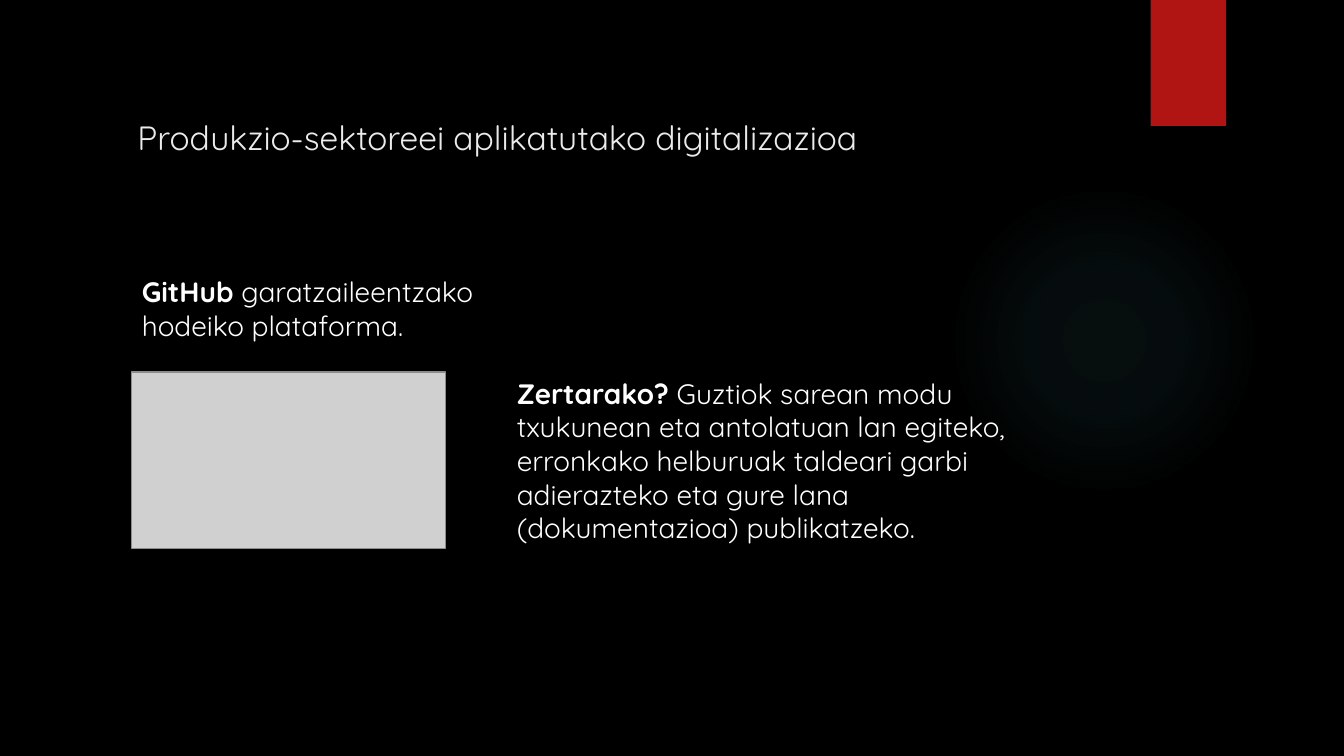
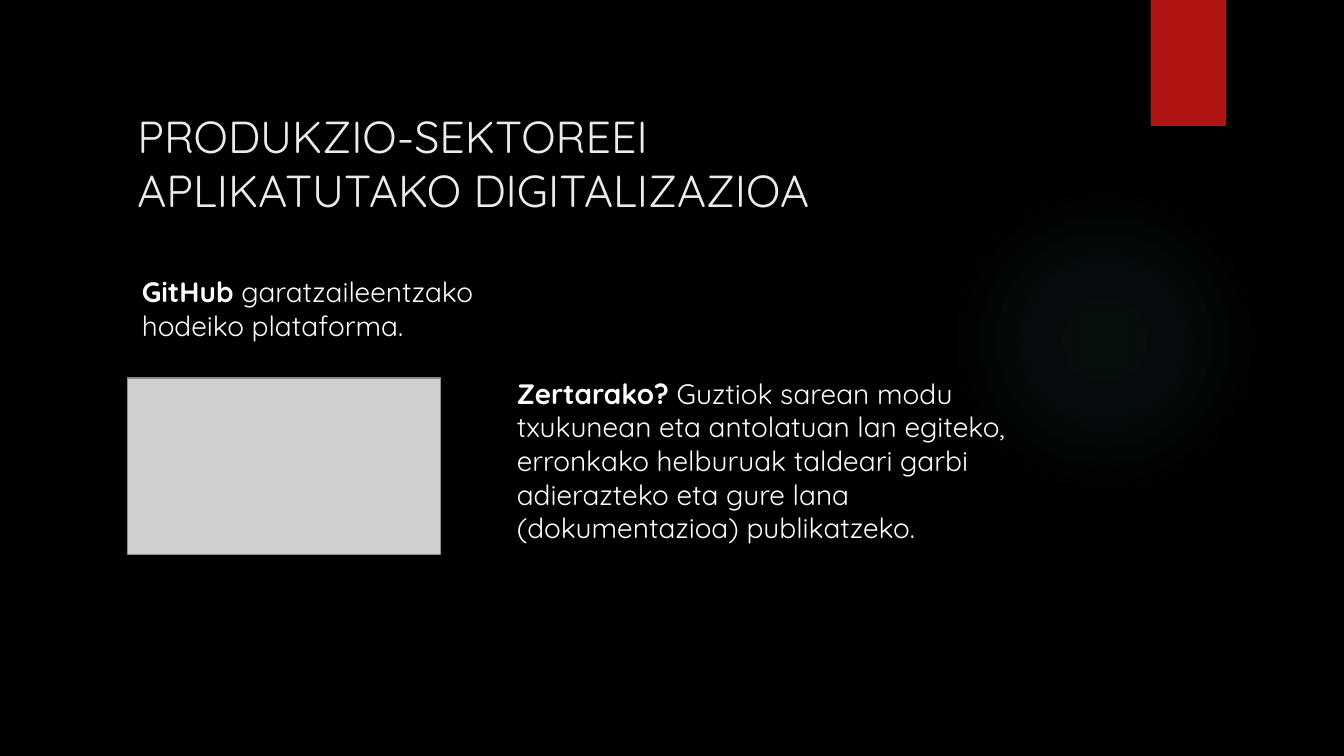
Before and after one commit to aldalurxabier-cmyk/1.-Erronka, a slide deck: slide 4 of Aurkezpena/1.Erronka Aurkezpena.pptx. Drawn at 1344x756 pixels with LibreOffice and Linux fonts; fonts in the diff are those of the drawing; grey boxes stand for pictures; background and template pictures are left out. Boxes give left, top, right and bottom in pixels: in the first picture for what was removed or moved away, otherwise in the second. Text is boxed around its words. In the diff, an @@ line names an element or a change of style, - is before the commit and + after.

```diff
--- a/Aurkezpena/1.Erronka Aurkezpena.pptx
+++ b/Aurkezpena/1.Erronka Aurkezpena.pptx
@@ title at [137, 121, 810, 208]: text changed; size 24 to 32 pt @@
-Produkzio-sektoreei aplikatutako digitalizazioa
+PRODUKZIO-SEKTOREEI APLIKATUTAKO DIGITALIZAZIOA
@@ picture: place and size @@
-picture at [132, 372, 446, 548]
+picture at [127, 378, 441, 555]
```
Also in this commit, not shown: 2 slides added.
